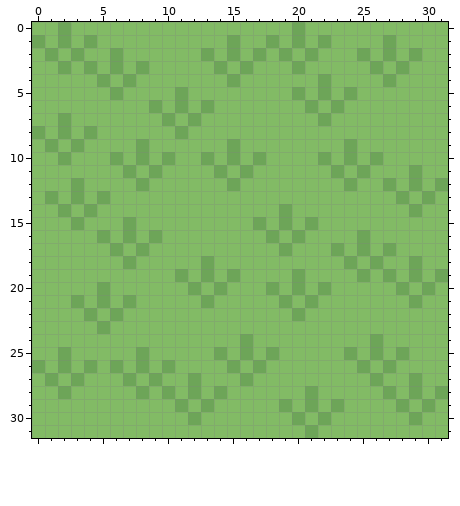
Two versions of one pixel-art sprite, Background/Grass.png. Above, as it was before the edit.
The file is 32x32 pixels.
The result:
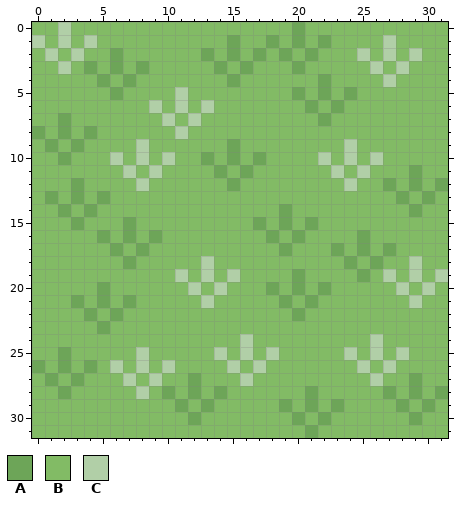
Palette (. is transparent): A #6da558  B #82bb65  C #b1cfa7
Edits made:
@@ x 0..31 @@
- 0 BBABBBBBBBBBBBBBBBBBABBBBBBBBBBB
- 1 ABABABBBBBBBBBBABBABABABBBBABBBB
- 2 BABABBABBBBBBABABABABABBBABABABB
- 3 BBABABABABBBBBABABBBABBBBBABABBB
- 4 BBBBBABABBBBBBBABBBBBBABBBBABBBB
- 5 BBBBBBABBBBABBBBBBBBABABABBBBBBB
- 6 BBBBBBBBBABABABBBBBBBABABBBBBBBB
- 7 BBABBBBBBBABABBBBBBBBBABBBBBBBBB
- 8 ABABABBBBBBABBBBBBBBBBBBBBBBBBBB
- 9 BABABBBBABBBBBBABBBBBBBBABBBBBBB
-10 BBABBBABABABBABABABBBBABABABBBBB
-11 BBBBBBBABABBBBABABBBBBBABABBBABB
-12 BBBABBBBABBBBBBABBBBBBBBABBABABA
+ 0 BBCBBBBBBBBBBBBBBBBBABBBBBBBBBBB
+ 1 CBCBCBBBBBBBBBBABBABABABBBBCBBBB
+ 2 BCBCBBABBBBBBABABABABABBBCBCBCBB
+ 3 BBCBABABABBBBBABABBBABBBBBCBCBBB
+ 4 BBBBBABABBBBBBBABBBBBBABBBBCBBBB
+ 5 BBBBBBABBBBCBBBBBBBBABABABBBBBBB
+ 6 BBBBBBBBBCBCBCBBBBBBBABABBBBBBBB
+ 7 BBABBBBBBBCBCBBBBBBBBBABBBBBBBBB
+ 8 ABABABBBBBBCBBBBBBBBBBBBBBBBBBBB
+ 9 BABABBBBCBBBBBBABBBBBBBBCBBBBBBB
+10 BBABBBCBCBCBBABABABBBBCBCBCBBBBB
+11 BBBBBBBCBCBBBBABABBBBBBCBCBBBABB
+12 BBBABBBBCBBBBBBABBBBBBBBCBBABABA
 13 BABABABBBBBBBBBBBBBBBBBBBBBBABAB
@@ x 0..31 @@
 17 BBBBBBABABBBBBBBBBBABBBABABABBBB
-18 BBBBBBBABBBBBABBBBBBBBBBABABBABB
-19 BBBBBBBBBBBABABABBBBABBBBABABABA
-20 BBBBBABBBBBBABABBBABABABBBBBABAB
-21 BBBABABABBBBBABBBBBABABBBBBBBABB
+18 BBBBBBBABBBBBCBBBBBBBBBBABABBCBB
+19 BBBBBBBBBBBCBCBCBBBBABBBBABCBCBC
+20 BBBBBABBBBBBCBCBBBABABABBBBBCBCB
+21 BBBABABABBBBBCBBBBBABABBBBBBBCBB
 22 BBBBABABBBBBBBBBBBBBABBBBBBBBBBB
 23 BBBBBABBBBBBBBBBBBBBBBBBBBBBBBBB
-24 BBBBBBBBBBBBBBBBABBBBBBBBBABBBBB
-25 BBABBBBBABBBBBABABABBBBBABABABBB
-26 ABABABABABABBBBABABBBBBBBABABBBB
-27 BABABBBABABBABBBABBBBBBBBBABBABB
-28 BBABBBBBABABABABBBBBBABBBBBABABA
+24 BBBBBBBBBBBBBBBBCBBBBBBBBBCBBBBB
+25 BBABBBBBCBBBBBCBCBCBBBBBCBCBCBBB
+26 ABABABCBCBCBBBBCBCBBBBBBBCBCBBBB
+27 BABABBBCBCBBABBBCBBBBBBBBBCBBABB
+28 BBABBBBBCBABABABBBBBBABBBBBABABA
 29 BBBBBBBBBBBABABBBBBABABABBBBABAB
Pixel boxes of the changes (left, top, right, bottom) in both pictures:
changed: (32, 22, 97, 74)
changed: (357, 35, 422, 87)
changed: (110, 87, 214, 191)
changed: (318, 139, 383, 191)
changed: (110, 256, 279, 399)
changed: (344, 256, 448, 386)
